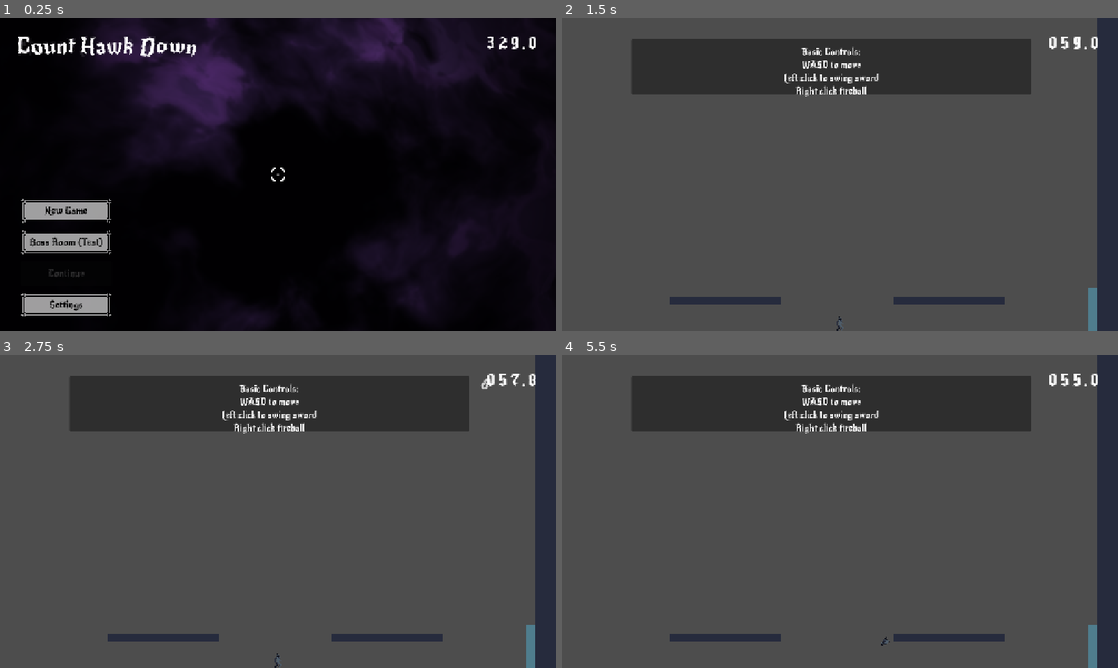
Above: before the commit, frames 1-4 (two rows, left to right).
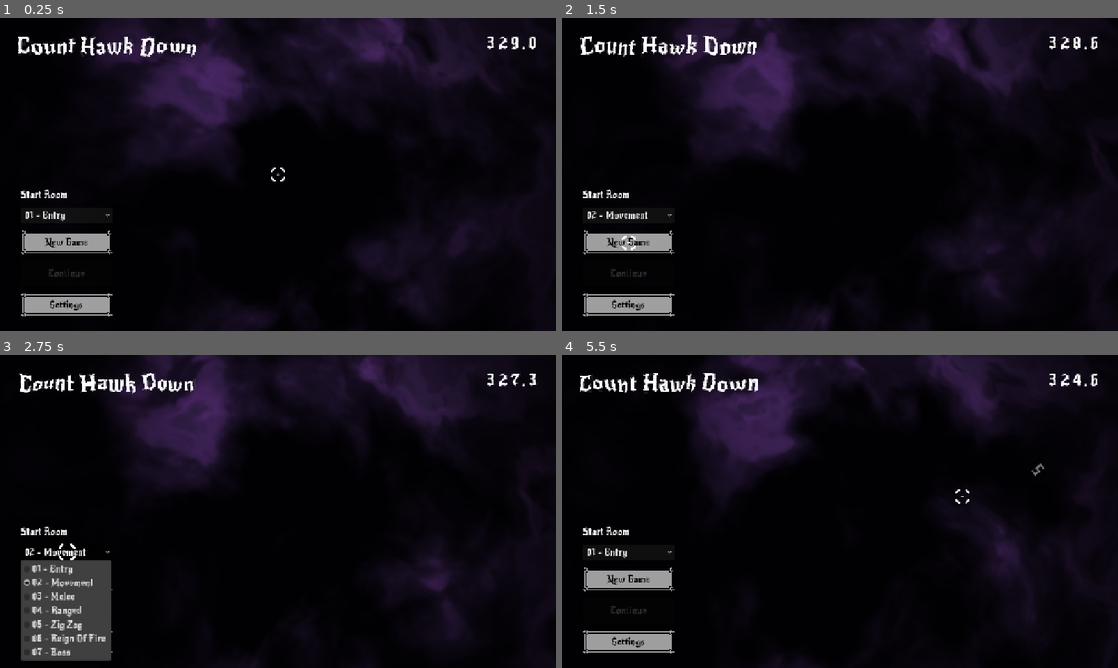
Above: after the commit, the same moments.

Repository: PACarniglia/count-hawk-down
Game: Godot game, scene res://scenes/MainMenu.tscn
Same seed, same stepped clock (60 frames per second), same inputs: the game is played once before the commit and once after it. Sound files missing from this copy of the repository are replaced by a short silence.
Inputs (mouse positions are in pixels of both pictures, inside the frame that each line leads up to):
- Up to frame 1 (0.25 s): no input
- Up to frame 2 (1.5 s): click (628, 215) at 0.5 s, where only the run after the commit has a clickable "01 - Entry"; click (628, 243) at 1.25 s, where only the run after the commit has a clickable "New Game"
- Up to frame 3 (2.75 s): click (66, 552) at 2 s, where only the run after the commit has a clickable "02 - Movement"
- Up to frame 4 (5.5 s): click (628, 580) at 2.75 s, where only the run after the commit has a clickable "New Game"; click (628, 642) at 3.5 s, where only the run after the commit has a clickable "Settings"; click (667, 611) at 4.25 s, where only the run after the commit has a clickable "Back"; tap Enter at 5 s; move the mouse to (962, 495) at 5.02 s; hold D (move_right) from 5.03 s (still down); click (962, 495) at 5.1 s; tap W (move_jump) at 5.27 s

The runs differ from the first frame. In frame 1, 1.2% of the frame differs, in the area x 3-21%, y 54-96%; in frame 2, 98%; in frame 3, 94%; in frame 4, 98%, in the area x 0-100%, y 0-100%.

Commit message:
feat: a lot of things, scaled up to 1.5x, fireball sprite added, added level select for debugging, world background tint

Diff:
--- a/scenes/MainMenuScreen.tscn
+++ b/scenes/MainMenuScreen.tscn
@@ -24,15 +24,18 @@
 grow_vertical = 0
 theme_override_constants/separation = 16
 
+[node name="LevelSelectLabel" type="Label" parent="MenuButtons"]
+layout_mode = 2
+text = "Start Room"
+
+[node name="LevelSelect" type="OptionButton" parent="MenuButtons"]
+layout_mode = 2
+size_flags_horizontal = 3
+
 [node name="PlayButton" parent="MenuButtons" instance=ExtResource("2_fantasy_menu_button")]
 layout_mode = 2
 size_flags_horizontal = 3
 text = "New Game"
-
-[node name="BossTestButton" parent="MenuButtons" instance=ExtResource("2_fantasy_menu_button")]
-layout_mode = 2
-size_flags_horizontal = 3
-text = "Boss Room (Test)"
 
 [node name="ContinueButton" parent="MenuButtons" instance=ExtResource("2_fantasy_menu_button")]
 layout_mode = 2
@@ -47,5 +50,4 @@
 text = "Settings"
 
 [connection signal="pressed" from="MenuButtons/SettingsButton" to="." method="_on_settings_button_pressed"]
-[connection signal="pressed" from="MenuButtons/BossTestButton" to="." method="_on_boss_test_button_pressed"]
 [connection signal="pressed" from="MenuButtons/PlayButton" to="." method="_on_play_button_pressed"]
--- a/scenes/Rooms/01_entry_room.tscn
+++ b/scenes/Rooms/01_entry_room.tscn
@@ -31,12 +31,19 @@
 platform_color = Color(0.14902, 0.172549, 0.239216, 1)
 
 [node name="Platform" parent="." unique_id=337303719 instance=ExtResource("5_ehskd")]
-position = Vector2(-263, 300)
+position = Vector2(-219, 225)
 platform_size = Vector2(256, 20)
 platform_color = Color(0.14902, 0.172549, 0.239216, 1)
 
 [node name="Platform2" parent="." unique_id=1873404204 instance=ExtResource("5_ehskd")]
-position = Vector2(251, 300)
+position = Vector2(282, 144)
+scale = Vector2(1.9200001, 0.9811321)
+platform_size = Vector2(256, 20)
+platform_color = Color(0.14902, 0.172549, 0.239216, 1)
+
+[node name="Platform3" parent="." unique_id=95075342 instance=ExtResource("5_ehskd")]
+position = Vector2(-503, 309.00003)
+scale = Vector2(0.32, 0.99999994)
 platform_size = Vector2(256, 20)
 platform_color = Color(0.14902, 0.172549, 0.239216, 1)
 
@@ -68,7 +75,7 @@
 position = Vector2(0, 10)
 
 [node name="EntryPointLeft" type="Marker2D" parent="." unique_id=1077264085]
-position = Vector2(0, -100)
+position = Vector2(-589, -98)
 
 [node name="EntryPointRight" type="Marker2D" parent="." unique_id=1372063296]
 position = Vector2(609, 343)
--- a/scenes/Rooms/02_movement_explination.tscn
+++ b/scenes/Rooms/02_movement_explination.tscn
@@ -36,17 +36,17 @@
 platform_color = Color(0.14902, 0.172549, 0.239216, 1)
 
 [node name="Platform2" parent="." unique_id=843468842 instance=ExtResource("5_ucvik")]
-position = Vector2(-293, 282)
+position = Vector2(-300, 247)
 platform_size = Vector2(100, 20)
 platform_color = Color(0.14902, 0.172549, 0.239216, 1)
 
 [node name="Platform3" parent="." unique_id=431991063 instance=ExtResource("5_ucvik")]
-position = Vector2(-144, 247)
+position = Vector2(-143, 186)
 platform_size = Vector2(100, 20)
 platform_color = Color(0.14902, 0.172549, 0.239216, 1)
 
 [node name="Platform7" parent="." unique_id=626084041 instance=ExtResource("5_ucvik")]
-position = Vector2(105, 208)
+position = Vector2(134, 172)
 platform_size = Vector2(300, 20)
 platform_color = Color(0.14902, 0.172549, 0.239216, 1)
 
@@ -56,13 +56,13 @@
 platform_color = Color(0.14902, 0.172549, 0.239216, 1)
 
 [node name="Platform5" parent="." unique_id=1073544029 instance=ExtResource("5_ucvik")]
-position = Vector2(185, -89)
+position = Vector2(184, -147)
 rotation = 1.5707964
 platform_size = Vector2(400, 20)
 platform_color = Color(0.14902, 0.172549, 0.239216, 1)
 
 [node name="Platform6" parent="." unique_id=700203403 instance=ExtResource("5_ucvik")]
-position = Vector2(347, 7)
+position = Vector2(376, -34)
 rotation = -1.5707964
 platform_size = Vector2(400, 20)
 platform_color = Color(0.14902, 0.172549, 0.239216, 1)
--- a/scenes/Rooms/03_basic_melee_combat.tscn
+++ b/scenes/Rooms/03_basic_melee_combat.tscn
@@ -36,13 +36,13 @@
 platform_color = Color(0.14902, 0.172549, 0.239216, 1)
 
 [node name="Platform" parent="." unique_id=1997893775 instance=ExtResource("5_mbpq8")]
-position = Vector2(-204, 290)
+position = Vector2(-203, 238)
 rotation = -0.2617994
 platform_size = Vector2(256, 20)
 platform_color = Color(0.14902, 0.172549, 0.239216, 1)
 
 [node name="Platform2" parent="." unique_id=1950475254 instance=ExtResource("5_mbpq8")]
-position = Vector2(192, 257)
+position = Vector2(185, 194)
 platform_size = Vector2(256, 20)
 platform_color = Color(0.14902, 0.172549, 0.239216, 1)
 
@@ -55,12 +55,12 @@
 [node name="EntryPointRight" type="Marker2D" parent="." unique_id=1473887890]
 position = Vector2(609, 343)
 
-[node name="DoorToMovement" parent="." instance=ExtResource("6_door")]
+[node name="DoorToMovement" parent="." unique_id=1122180043 instance=ExtResource("6_door")]
 position = Vector2(-600, 330)
 target_room_id = "movement"
 target_entry_id = "EntryPointRight"
 
-[node name="DoorToRanged" parent="." instance=ExtResource("6_door")]
+[node name="DoorToRanged" parent="." unique_id=249811483 instance=ExtResource("6_door")]
 position = Vector2(600, 330)
 target_room_id = "ranged"
 target_entry_id = "EntryPointLeft"
--- a/scenes/prefabs/doors/Door.tscn
+++ b/scenes/prefabs/doors/Door.tscn
@@ -1,20 +1,19 @@
-[gd_scene load_steps=3 format=3]
+[gd_scene format=3 uid="uid://mh6or3kwpk8x"]
 
-[ext_resource type="Script" path="res://scenes/prefabs/doors/Door.gd" id="1"]
+[ext_resource type="Script" uid="uid://bfsa0nev38tks" path="res://scenes/prefabs/doors/Door.gd" id="1"]
 
 [sub_resource type="RectangleShape2D" id="RectangleShape2D_door"]
 size = Vector2(56, 120)
 
-[node name="Door" type="Area2D"]
+[node name="Door" type="Area2D" unique_id=564469190]
+collision_layer = 0
 script = ExtResource("1")
-collision_layer = 0
-collision_mask = 1
 
-[node name="CollisionShape2D" type="CollisionShape2D" parent="."]
+[node name="CollisionShape2D" type="CollisionShape2D" parent="." unique_id=1647266030]
 shape = SubResource("RectangleShape2D_door")
 
-[node name="Visual" type="Polygon2D" parent="."]
-color = Color(0.321569, 0.780392, 0.929412, 0.4)
+[node name="Visual" type="Polygon2D" parent="." unique_id=1353327894]
+color = Color(0.072554626, 0, 2.1531825, 0.4)
 polygon = PackedVector2Array(-28, -60, 28, -60, 28, 60, -28, 60)
 
 [connection signal="body_entered" from="." to="." method="_on_body_entered"]
--- a/scenes/prefabs/enemy/boss.tscn
+++ b/scenes/prefabs/enemy/boss.tscn
@@ -5,10 +5,10 @@
 [ext_resource type="Texture2D" uid="uid://48uk5vi0baeo" path="res://sprites/enemies/boss/boss_spritesheet.png" id="3_sprite"]
 
 [sub_resource type="RectangleShape2D" id="RectangleShape2D_xuv7t"]
-size = Vector2(64, 64)
+size = Vector2(96, 96)
 
 [sub_resource type="RectangleShape2D" id="RectangleShape2D_biyll"]
-size = Vector2(66, 66)
+size = Vector2(99, 99)
 
 [node name="Boss" type="CharacterBody2D" unique_id=1276053345 groups=["enemy"]]
 script = ExtResource("1_boss")
@@ -23,6 +23,7 @@
 texture = ExtResource("3_sprite")
 region_enabled = true
 region_rect = Rect2(0, 0, 64, 64)
+scale = Vector2(1.5, 1.5)
 
 [node name="Hurtbox" type="Area2D" parent="." unique_id=437196551]
 
--- a/scenes/prefabs/enemy/enemy.gd
+++ b/scenes/prefabs/enemy/enemy.gd
@@ -42,10 +42,10 @@
 
 	# Flip at platform edges — cast a short ray downward just ahead of the foot
 	var space := get_world_2d().direct_space_state
-	var half_w: float = 14.0
+	var half_w: float = 21.0
 	var probe_x: float = global_position.x + _direction * half_w
-	var probe_from := Vector2(probe_x, global_position.y + 16.0)
-	var probe_to := Vector2(probe_x, global_position.y + 40.0)
+	var probe_from := Vector2(probe_x, global_position.y + 24.0)
+	var probe_to := Vector2(probe_x, global_position.y + 60.0)
 	var query := PhysicsRayQueryParameters2D.create(probe_from, probe_to)
 	query.exclude = [self]
 	var result := space.intersect_ray(query)
--- a/scenes/prefabs/enemy/enemy.tscn
+++ b/scenes/prefabs/enemy/enemy.tscn
@@ -6,11 +6,11 @@
 [ext_resource type="Texture2D" path="res://sprites/enemies/basic/badGuyWALK_frame_3.png" id="4_walk3"]
 
 [sub_resource type="CapsuleShape2D" id="CapsuleShape2D_body"]
-radius = 14.0
-height = 36.0
+radius = 21.0
+height = 54.0
 
 [sub_resource type="CircleShape2D" id="CircleShape2D_hurt"]
-radius = 18.0
+radius = 27.0
 
 [sub_resource type="SpriteFrames" id="SpriteFrames_enemy_walk"]
 animations = [{
@@ -39,6 +39,7 @@
 sprite_frames = SubResource("SpriteFrames_enemy_walk")
 animation = &"walk"
 autoplay = "walk"
+scale = Vector2(1.5, 1.5)
 
 [node name="Hurtbox" type="Area2D" parent="."]
 monitoring = true
--- a/scenes/prefabs/enemy/missile.tscn
+++ b/scenes/prefabs/enemy/missile.tscn
@@ -4,7 +4,7 @@
 [ext_resource type="Texture2D" path="res://sprites/enemies/missile/projectile_frame_1.png" id="2_missile_tex"]
 
 [sub_resource type="CircleShape2D" id="CircleShape2D_hit"]
-radius = 8.0
+radius = 12.0
 
 [node name="Missile" type="Area2D" unique_id=467648689]
 script = ExtResource("1_mis01")
@@ -16,3 +16,4 @@
 
 [node name="Visual" type="Sprite2D" parent="." unique_id=480308619]
 texture = ExtResource("2_missile_tex")
+scale = Vector2(1.5, 1.5)
--- a/scenes/prefabs/enemy/turret.tscn
+++ b/scenes/prefabs/enemy/turret.tscn
@@ -5,10 +5,10 @@
 [ext_resource type="Texture2D" path="res://sprites/enemies/turret/badGuy2WALK_frame_1.png" id="3_turret_walk"]
 
 [sub_resource type="RectangleShape2D" id="RectangleShape2D_body"]
-size = Vector2(28, 28)
+size = Vector2(42, 42)
 
 [sub_resource type="CircleShape2D" id="CircleShape2D_hit"]
-radius = 18.0
+radius = 27.0
 
 [node name="Turret" type="StaticBody2D" groups=["enemy"]]
 script = ExtResource("1_tur01")
@@ -19,6 +19,7 @@
 
 [node name="Visual" type="Sprite2D" parent="."]
 texture = ExtResource("3_turret_walk")
+scale = Vector2(1.5, 1.5)
 
 [node name="Hurtbox" type="Area2D" parent="."]
 monitoring = false
--- a/scenes/prefabs/player/player.tscn
+++ b/scenes/prefabs/player/player.tscn
@@ -8,7 +8,7 @@
 [ext_resource type="AudioStream" uid="uid://c26wtxlhp0sqg" path="res://sounds/Alex Scream Short.mp3" id="5_g75l7"]
 
 [sub_resource type="RectangleShape2D" id="RectangleShape2D_bxabp"]
-size = Vector2(16, 32)
+size = Vector2(24, 48)
 
 [sub_resource type="Shader" id="Shader_hero_invert"]
 code = "shader_type canvas_item;
@@ -94,7 +94,8 @@
 }]
 
 [sub_resource type="CapsuleShape2D" id="CapsuleShape2D_sword"]
-height = 40.0
+height = 60.0
+radius = 6.0
 
 [node name="Player" type="CharacterBody2D" unique_id=740720376 groups=["player"]]
 script = ExtResource("1_ctab2")
@@ -107,6 +108,7 @@
 material = SubResource("ShaderMaterial_hero_invert")
 sprite_frames = SubResource("SpriteFrames_hero")
 animation = &"walk"
+scale = Vector2(1.5, 1.5)
 
 [node name="TimerLayer" type="CanvasLayer" parent="." unique_id=1973375906]
 layer = 2
@@ -115,7 +117,7 @@
 randomize_on_ready = false
 
 [node name="SwordHitbox" type="Area2D" parent="." unique_id=2075970436]
-position = Vector2(28, 0)
+position = Vector2(42, 0)
 monitoring = false
 monitorable = false
 
--- a/scenes/prefabs/player/player_controller.gd
+++ b/scenes/prefabs/player/player_controller.gd
@@ -36,7 +36,7 @@
 @export var sword_duration: float = 0.18
 @export var walk_animation_fps: float = 8.0
 @export var attack_animation_fps: float = 12.0
-@export var attack_visual_offset_px: float = 8.0
+@export var attack_visual_offset_px: float = 12.0
 @export var jump_spin_degrees_per_second: float = 1080.0
 @export var equipped_spell: SpellDefinition
 
@@ -252,7 +252,7 @@
 	if not SWORD_SFX_OPTIONS.is_empty():
 		var sword_sfx := SWORD_SFX_OPTIONS[_rng.randi_range(0, SWORD_SFX_OPTIONS.size() - 1)]
 		_play_sfx_detached(sword_sfx)
-	sword_hitbox.position.x = 28.0 * _facing
+	sword_hitbox.position.x = 42.0 * _facing
 	sword_hitbox.monitoring = true
 
 
@@ -293,7 +293,7 @@
 	var aim_direction := global_position.direction_to(get_global_mouse_position())
 	if aim_direction == Vector2.ZERO:
 		aim_direction = Vector2(_facing, 0.0)
-	projectile.global_position = global_position + aim_direction * 24.0
+	projectile.global_position = global_position + aim_direction * 36.0
 	projectile.launch(equipped_spell, aim_direction)
 
 
--- a/scenes/prefabs/spells/spell_projectile.tscn
+++ b/scenes/prefabs/spells/spell_projectile.tscn
@@ -1,9 +1,32 @@
-[gd_scene load_steps=3 format=3]
+[gd_scene load_steps=7 format=3]
 
 [ext_resource type="Script" path="res://scenes/prefabs/spells/spell_projectile.gd" id="1_script"]
+[ext_resource type="Texture2D" path="res://sprites/hero/fireball_spritesheet.png" id="2_fireball_sheet"]
 
 [sub_resource type="CircleShape2D" id="CircleShape2D_fireball"]
-radius = 12.0
+radius = 18.0
+
+[sub_resource type="AtlasTexture" id="AtlasTexture_fireball_1"]
+atlas = ExtResource("2_fireball_sheet")
+region = Rect2(0, 0, 32, 32)
+
+[sub_resource type="AtlasTexture" id="AtlasTexture_fireball_2"]
+atlas = ExtResource("2_fireball_sheet")
+region = Rect2(32, 0, 32, 32)
+
+[sub_resource type="SpriteFrames" id="SpriteFrames_fireball"]
+animations = [{
+"frames": [{
+"duration": 1.0,
+"texture": SubResource("AtlasTexture_fireball_1")
+}, {
+"duration": 1.0,
+"texture": SubResource("AtlasTexture_fireball_2")
+}],
+"loop": true,
+"name": &"fly",
+"speed": 6.0
+}]
 
 [node name="SpellProjectile" type="Area2D"]
 collision_layer = 0
@@ -12,9 +35,11 @@
 monitorable = false
 script = ExtResource("1_script")
 
-[node name="FireballVisual" type="Polygon2D" parent="."]
-color = Color(1, 0.28, 0.08, 1)
-polygon = PackedVector2Array(-12, -12, 12, -12, 12, 12, -12, 12)
+[node name="FireballVisual" type="AnimatedSprite2D" parent="."]
+sprite_frames = SubResource("SpriteFrames_fireball")
+animation = &"fly"
+autoplay = "fly"
+scale = Vector2(1.5, 1.5)
 
 [node name="CollisionShape2D" type="CollisionShape2D" parent="."]
 shape = SubResource("CircleShape2D_fireball")
--- a/scenes/world/RoomManager.gd
+++ b/scenes/world/RoomManager.gd
@@ -66,12 +66,25 @@
 
 func _start() -> void:
 	RoomStateStore.load_from_disk()
-	var room := load_room(starting_room_id)
-	var entry := room.get_entry(starting_entry_id)
+	var selected_start_room_id := starting_room_id
+	var selected_start_entry_id := starting_entry_id
+	var start_override := RoomStateStore.consume_start_override()
+	if not start_override.is_empty():
+		var override_room_id := str(start_override.get("room_id", ""))
+		if ROOM_DATA.has(override_room_id):
+			selected_start_room_id = override_room_id
+			selected_start_entry_id = str(start_override.get("entry_id", starting_entry_id))
+
+	var room := load_room(selected_start_room_id)
+	var entry := room.get_entry(selected_start_entry_id)
 	if entry == null:
-		push_error("Missing entry '%s' in room '%s'." % [starting_entry_id, starting_room_id])
+		entry = room.get_entry("EntryPointLeft")
+	if entry == null:
+		entry = room.get_entry("EntryPointRight")
+	if entry == null:
+		push_error("Missing entry '%s' in room '%s'." % [selected_start_entry_id, selected_start_room_id])
 		return
-	current_room_id = starting_room_id
+	current_room_id = selected_start_room_id
 	room.set_active(true)
 	player.global_position = entry.global_position
 	camera.global_position = room.camera_anchor.global_position
--- a/scenes/world/World.tscn
+++ b/scenes/world/World.tscn
@@ -8,6 +8,18 @@
 
 [node name="World" type="Node2D" unique_id=1918589627]
 script = ExtResource("1_1oml7")
+
+[node name="BackgroundLayer" type="CanvasLayer" parent="."]
+layer = -10
+
+[node name="Background" type="ColorRect" parent="BackgroundLayer"]
+anchors_preset = 15
+anchor_right = 1.0
+anchor_bottom = 1.0
+grow_horizontal = 2
+grow_vertical = 2
+mouse_filter = 2
+color = Color(0.43, 0.67, 0.9, 1)
 
 [node name="LoadedRooms" type="Node2D" parent="." unique_id=189567005]
 
--- a/scenes/world/WorldBossTest.tscn
+++ b/scenes/world/WorldBossTest.tscn
@@ -8,6 +8,18 @@
 
 [node name="World" type="Node2D"]
 script = ExtResource("1_1oml7")
+
+[node name="BackgroundLayer" type="CanvasLayer" parent="."]
+layer = -10
+
+[node name="Background" type="ColorRect" parent="BackgroundLayer"]
+anchors_preset = 15
+anchor_right = 1.0
+anchor_bottom = 1.0
+grow_horizontal = 2
+grow_vertical = 2
+mouse_filter = 2
+color = Color(0.43, 0.67, 0.9, 1)
 
 [node name="LoadedRooms" type="Node2D" parent="."]
 
--- a/scripts/MainMenu.gd
+++ b/scripts/MainMenu.gd
@@ -38,7 +38,6 @@
 const MAIN_MENU_SCREEN := preload("res://scenes/MainMenuScreen.tscn")
 const SETTINGS_SCREEN := preload("res://scenes/SettingsScreen.tscn")
 const WORLD_SCENE_PATH := "res://scenes/world/World.tscn"
-const WORLD_BOSS_TEST_SCENE_PATH := "res://scenes/world/WorldBossTest.tscn"
 
 func _ready() -> void:
 	_setup_cursor()
@@ -96,21 +95,13 @@
 	_show_screen(MAIN_MENU_SCREEN.instantiate())
 	current_screen.connect(&"new_game_requested", start_new_game)
 	current_screen.connect(&"settings_requested", show_settings)
-	current_screen.connect(&"boss_test_requested", start_boss_room_test)
 
-func start_new_game() -> void:
+func start_new_game(start_room_id: String = "entry", start_entry_id: String = "EntryPointLeft") -> void:
+	RoomStateStore.set_start_override(start_room_id, start_entry_id)
 	call_deferred("_change_to_world")
-
-
-func start_boss_room_test() -> void:
-	call_deferred("_change_to_boss_test_world")
 
 func _change_to_world() -> void:
 	get_tree().change_scene_to_file(WORLD_SCENE_PATH)
-
-
-func _change_to_boss_test_world() -> void:
-	get_tree().change_scene_to_file(WORLD_BOSS_TEST_SCENE_PATH)
 
 func show_settings() -> void:
 	_show_screen(SETTINGS_SCREEN.instantiate())
--- a/scripts/MainMenuScreen.gd
+++ b/scripts/MainMenuScreen.gd
@@ -1,15 +1,31 @@
 extends Control
 
-signal new_game_requested
+signal new_game_requested(start_room_id: String, start_entry_id: String)
 signal settings_requested
-signal boss_test_requested
+
+const LEVEL_OPTIONS := [
+	{"label": "01 - Entry", "room_id": "entry", "entry_id": "EntryPointLeft"},
+	{"label": "02 - Movement", "room_id": "movement", "entry_id": "EntryPointLeft"},
+	{"label": "03 - Melee", "room_id": "melee", "entry_id": "EntryPointLeft"},
+	{"label": "04 - Ranged", "room_id": "ranged", "entry_id": "EntryPointLeft"},
+	{"label": "05 - Zig Zag", "room_id": "zig_zag", "entry_id": "EntryPointLeft"},
+	{"label": "06 - Reign Of Fire", "room_id": "reign_of_fire", "entry_id": "EntryPointLeft"},
+	{"label": "07 - Boss", "room_id": "boss", "entry_id": "EntryPointLeft"},
+]
+
+@onready var level_select: OptionButton = $MenuButtons/LevelSelect
+
+
+func _ready() -> void:
+	level_select.clear()
+	for option in LEVEL_OPTIONS:
+		level_select.add_item(option.label)
+	level_select.select(0)
 
 func _on_play_button_pressed() -> void:
-	new_game_requested.emit()
+	var selected_index := clampi(level_select.selected, 0, LEVEL_OPTIONS.size() - 1)
+	var selected_option: Dictionary = LEVEL_OPTIONS[selected_index]
+	new_game_requested.emit(selected_option.room_id, selected_option.entry_id)
 
 func _on_settings_button_pressed() -> void:
 	settings_requested.emit()
-
-
-func _on_boss_test_button_pressed() -> void:
-	boss_test_requested.emit()
--- a/scripts/RoomStateStore.gd
+++ b/scripts/RoomStateStore.gd
@@ -3,6 +3,8 @@
 ## Stores changes from each room's authored default layout.
 ## This is intentionally independent of loaded room instances, so backtracking works.
 var rooms: Dictionary = {}
+var _start_room_override: String = ""
+var _start_entry_override: String = ""
 
 
 func get_entity_state(room_id: String, state_id: String) -> Dictionary:
@@ -15,6 +17,27 @@
 	rooms[room_id][state_id] = state.duplicate(true)
 
 
+func set_start_override(room_id: String, entry_id: String) -> void:
+	_start_room_override = room_id
+	_start_entry_override = entry_id
+
+
+func consume_start_override() -> Dictionary:
+	if _start_room_override.is_empty():
+		return {}
+	var override := {
+		"room_id": _start_room_override,
+		"entry_id": _start_entry_override,
+	}
+	clear_start_override()
+	return override
+
+
+func clear_start_override() -> void:
+	_start_room_override = ""
+	_start_entry_override = ""
+
+
 func save_to_disk() -> Error:
 	# Intentionally disabled: state should not persist across app relaunches.
 	# We still keep `rooms` in memory for the current run.
Not shown: 1 places in scenes/Rooms/03_basic_melee_combat.tscn that only renumber resources
Binary file added: sprites/hero/fireball_proj.aseprite
Binary file added: sprites/hero/fireball_spritesheet.png
Not shown, added: sprites/hero/fireball_spritesheet.png.import
